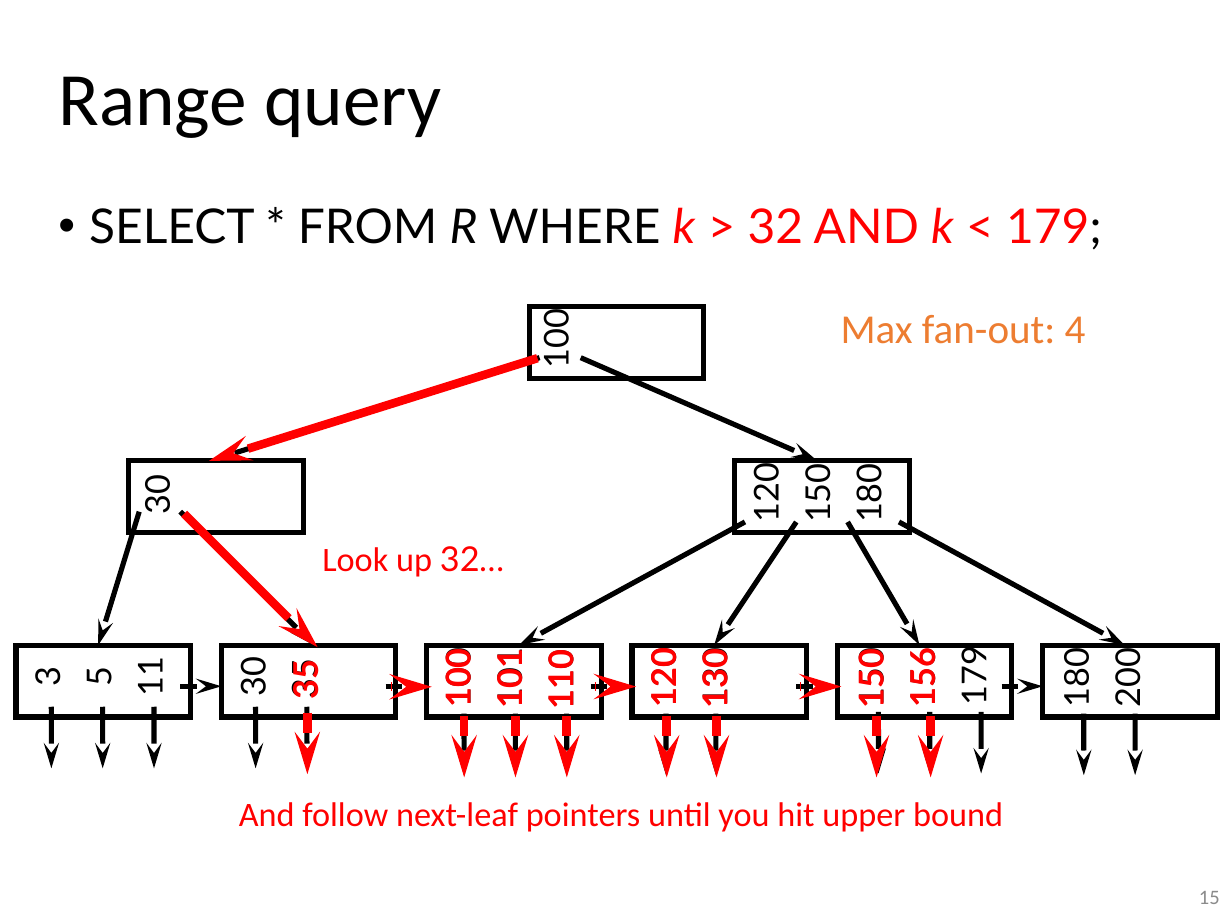
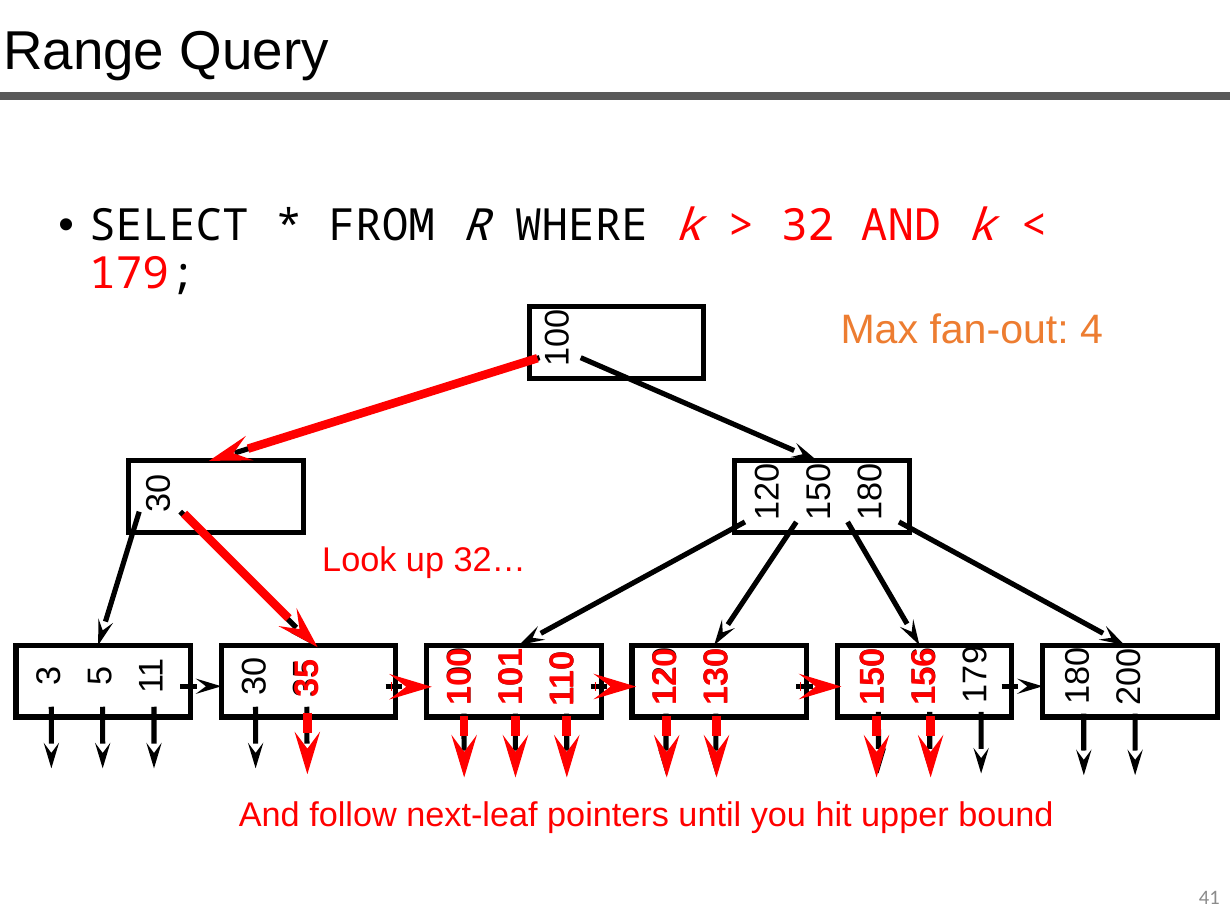
Before and after one commit to queryproc/slides, a slide deck: slide 41 of 12-index-slides.pptx (slide 15 before the commit). Drawn at 1232x924 pixels with LibreOffice and Linux fonts; fonts in the diff are those of the drawing. Boxes give left, top, right and bottom in pixels: in the first picture for what was removed or moved away, otherwise in the second. Text is boxed around its words. In the diff, an @@ line names an element or a change of style, - is before the commit and + after.

```diff
--- a/12-index-slides.pptx
+++ b/12-index-slides.pptx
@@ text "Range Query" at [3,30,329,79]: vertical alignment middle to top @@
@@ text at [3,30,329,79]: text changed; size 44 to 32 pt; font Calibri to Arial @@
-Range query
+Range Query
@@ line added from (0, 96) to (1231, 96), #595959 4.5 pt @@
@@ text "SELECT * FROM R WHERE ..." at [89,206,994,295]: size 28 to 25.9 pt, font Lato to Noto Sans Mono @@
@@ text "Max fan-out: 4" at [841,313,1103,344]: font Calibri to Arial @@
@@ text "Look up 32…" at [322,546,526,577]: font Calibri to Arial in "Look up 32…"; font Lato to Arial in "32…" @@
@@ font Lato to Arial in 27 elements at [80,667,118,684], [278,659,345,710], [235,660,273,694], [287,662,325,696], [139,478,177,512], [538,314,576,364], [440,654,478,703], [645,653,683,703], [904,653,942,703], [955,651,993,701], [1058,653,1096,702], [799,468,837,518], [850,468,888,518], [430,648,496,718], [482,648,548,718], [636,648,702,718], [687,648,754,718], [844,648,910,718], [894,648,961,718], [491,654,529,703], [696,654,734,703], [853,654,891,703], [1109,653,1147,704], [748,468,786,518], [542,656,580,704], [533,650,600,718], [132,661,170,691] @@
@@ text "And follow next-leaf pointers until ..." at [239,801,1053,832]: font Calibri to Arial @@
@@ page number at [1199,891,1220,904]: text changed @@
-15
+41
```
Also in this commit, not shown: 15 other slides changed, 45 slides added, 20 slides removed, 1 other file.
